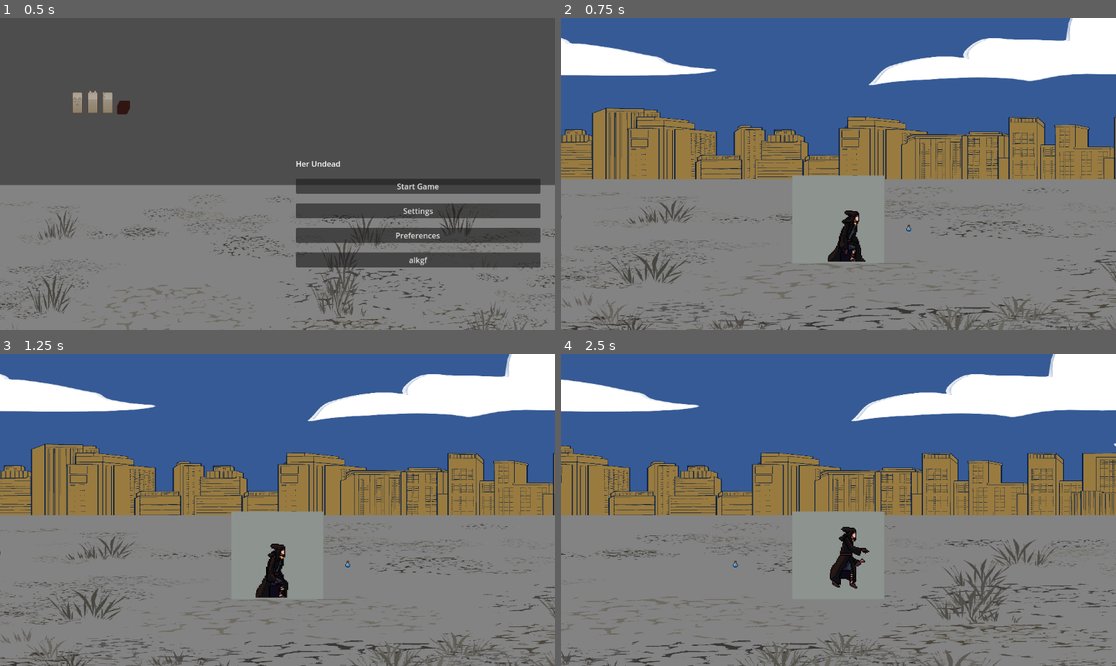
Above: before the commit, frames 1-4 (two rows, left to right).
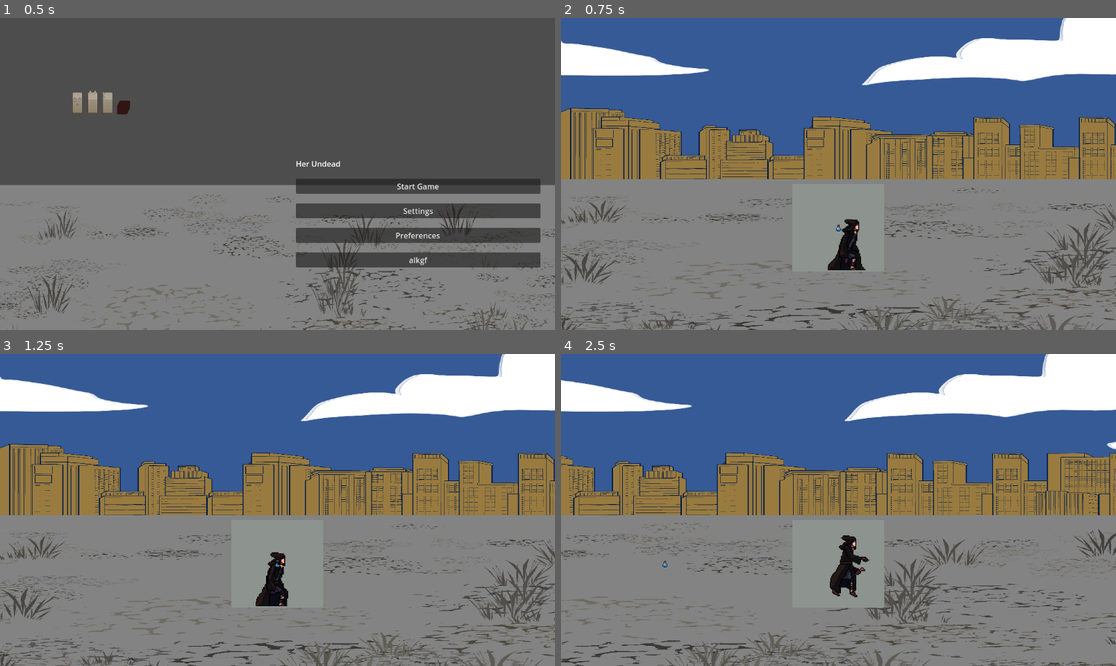
Above: after the commit, the same moments.

Repository: her-undead/medieval-zombies
Game: Godot game, scene res://scenes/GUI/start_menu.tscn
The game is run twice, just before and just after one commit, with the same random seed, the same clock (stepped at 60 frames per second) and the same inputs.
Inputs:
- Up to frame 1 (0.5 s): no input
- Up to frame 2 (0.75 s): click "Start Game" at 0.5 s
- Up to frame 3 (1.25 s): no input
- Up to frame 4 (2.5 s): tap Enter (ui_accept) at 1.25, 1.52, 2.27 s; hold Right (ui_right) from 1.28 s (still down); tap Space (space) at 1.35, 2.1 s

Frame 1 is identical in both runs. In frame 2, 19% of the frame differs, in the area x 0-100%, y 0-100%; in frame 3, 19%; in frame 4, 19%.

Commit message:
fixed entrance thing

Diff:
--- a/helper_scripts/base_scene.gd
+++ b/helper_scripts/base_scene.gd
@@ -11,9 +11,10 @@
 		player = scene_manager.player
 		add_child(player)
 
+	position_player()
+
 func position_player() -> void:
 	for entrance in entrance_markers.get_children():
+		print("laksdfj")
 		if entrance is Marker2D and entrance.name =="any":
-			print("entrance: "+ entrance.global_position);
-			print(player.global_position);
 			player.global_position = entrance.global_position
--- a/helper_scripts/scene_manager.gd
+++ b/helper_scripts/scene_manager.gd
@@ -6,7 +6,6 @@
 
 func change_scene(from, to_scene_name: String) -> void:
 	player = from.player
-	print(player.global_position)
 	player.get_parent().remove_child(player)
 
 	var full_path = scene_dir_path + to_scene_name + ".tscn"
